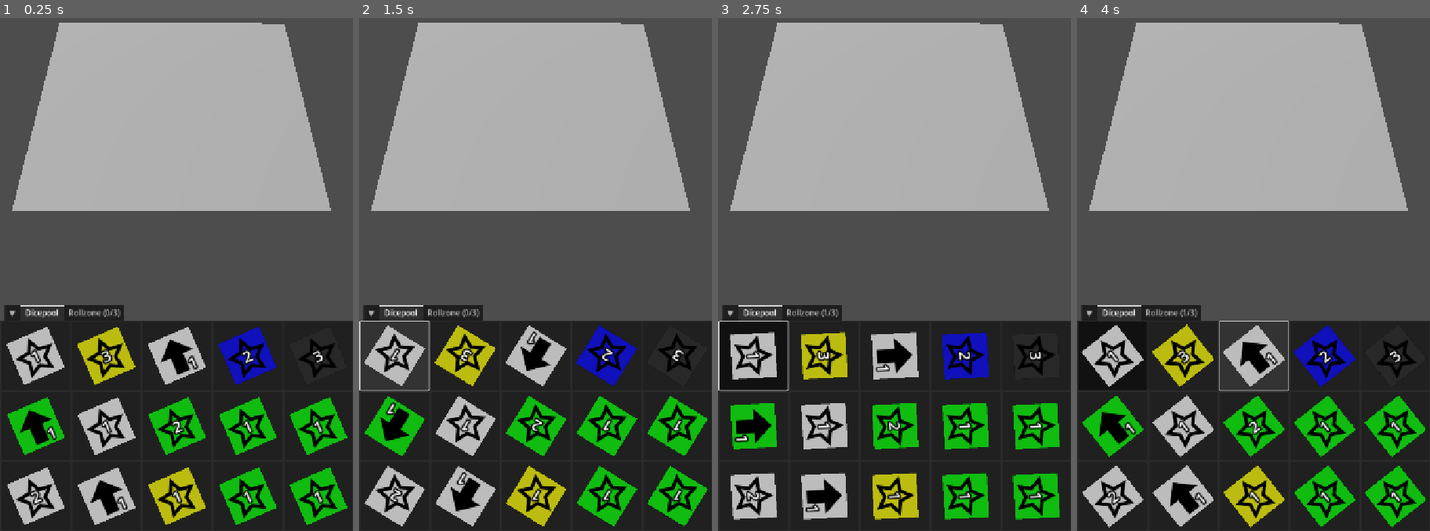
Above: before the commit, frames 1-4 (left to right).
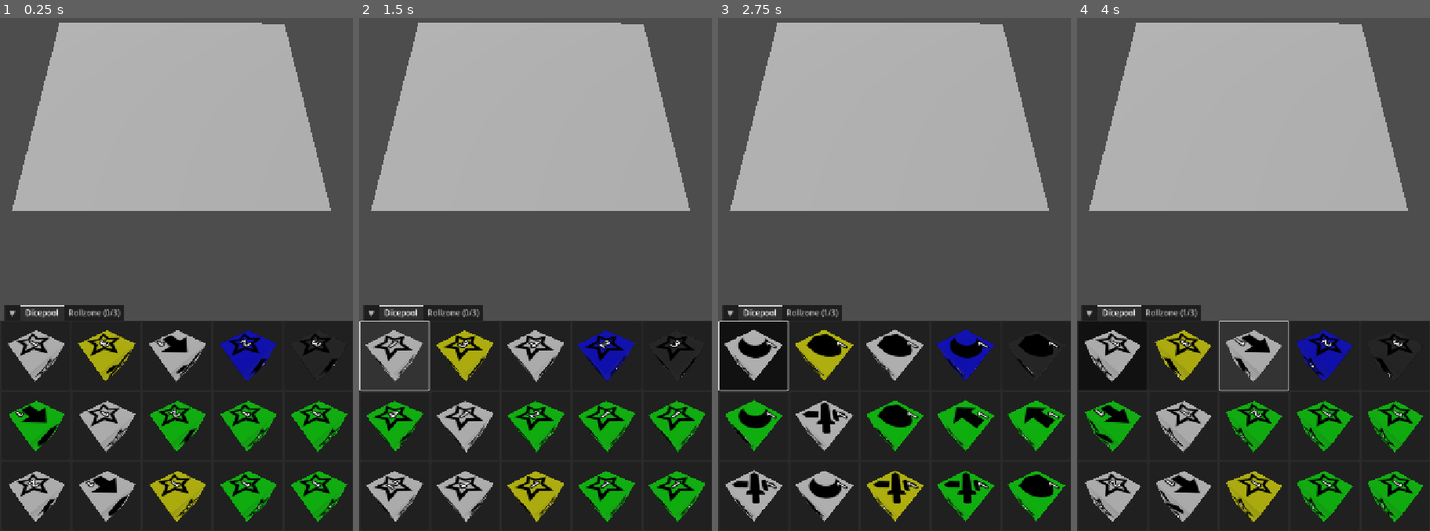
Above: after the commit, the same moments.

Repository: francocurotto/DDMre
Game: Godot game, scene res://test.tscn
The game is run twice, just before and just after one commit, with the same random seed, the same clock (stepped at 60 frames per second) and the same inputs.
Inputs (mouse positions are in pixels of both pictures, inside the frame that each line leads up to):
- Up to frame 1 (0.25 s): no input
- Up to frame 2 (1.5 s): click (394, 356) at 0.52 s; click (394, 356) at 1.27 s
- Up to frame 3 (2.75 s): click (753, 356) at 2.02 s
- Up to frame 4 (4 s): move the mouse to (1331, 187) at 2.77 s; click (1331, 187) at 2.92 s; drag from (1182, 248) to (1235, 341) at 3.52 s

The runs differ from the first frame. In frame 1, 12% of the frame differs, in the area x 1-99%, y 60-99%; in frame 2, 12%; in frame 3, 12%; in frame 4, 12%, in the area x 1-100%, y 59-100%.

Commit message:
progress in roll

Diff:
--- a/dicegui/dicepool/dice_button/dice_button.tscn
+++ b/dicegui/dicepool/dice_button/dice_button.tscn
@@ -39,17 +39,17 @@
 own_world_3d = true
 transparent_bg = true
 handle_input_locally = false
-size = Vector2i(116, 116)
+size = Vector2i(2, 2)
 render_target_update_mode = 4
 
 [node name="Camera3D" type="Camera3D" parent="MarginContainer/SubViewportContainer/SubViewport"]
-transform = Transform3D(1, 0, 0, 0, -4.37114e-08, 1, 0, -1, -4.37114e-08, 0, 1.5, 0)
+transform = Transform3D(-1, 8.74228e-08, 3.82137e-15, 0, -4.37114e-08, 1, 8.74228e-08, 1, 4.37114e-08, 0, 1.5, 0)
 
 [node name="Dice" parent="MarginContainer/SubViewportContainer/SubViewport" instance=ExtResource("1_3otug")]
 unique_name_in_owner = true
-transform = Transform3D(1, 0, 0, 0, 1, 0, 0, 0, 0.999999, 0, 0, 0)
+transform = Transform3D(0.833886, 0.390278, 0.390278, 0, 0.707107, -0.707107, -0.551937, 0.589646, 0.589646, 0, 0, 0)
 gravity_scale = 0.0
-angular_velocity = Vector3(0, 1.74533, 0)
+angular_velocity = Vector3(0, 0, 1.74533)
 angular_damp_mode = 1
 
 [node name="DirectionalLight3D" type="DirectionalLight3D" parent="MarginContainer/SubViewportContainer/SubViewport"]
--- a/dicegui/rollzone/rollzone.tscn
+++ b/dicegui/rollzone/rollzone.tscn
@@ -1,6 +1,9 @@
-[gd_scene load_steps=2 format=3 uid="uid://bo2erx6gn1vii"]
+[gd_scene load_steps=3 format=3 uid="uid://bo2erx6gn1vii"]
 
 [ext_resource type="Script" uid="uid://bxqvo6xk1aiyp" path="res://dicegui/rollzone/rollzone.gd" id="1_dac2p"]
+
+[sub_resource type="BoxShape3D" id="BoxShape3D_dac2p"]
+size = Vector3(10, 0, 10)
 
 [node name="Rollzone" type="PanelContainer"]
 offset_right = 720.0
@@ -26,3 +29,10 @@
 
 [node name="DirectionalLight3D" type="DirectionalLight3D" parent="SubViewportContainer/SubViewport"]
 transform = Transform3D(1, 0, 0, 0, -4.37114e-08, 1, 0, -1, -4.37114e-08, 0, 5, 0)
+
+[node name="StaticBody3D" type="StaticBody3D" parent="SubViewportContainer/SubViewport"]
+transform = Transform3D(1, 0, 0, 0, 1, 0, 0, 0, 1, 0, -1, 0)
+
+[node name="CollisionShape3D" type="CollisionShape3D" parent="SubViewportContainer/SubViewport/StaticBody3D"]
+shape = SubResource("BoxShape3D_dac2p")
+debug_fill = false
